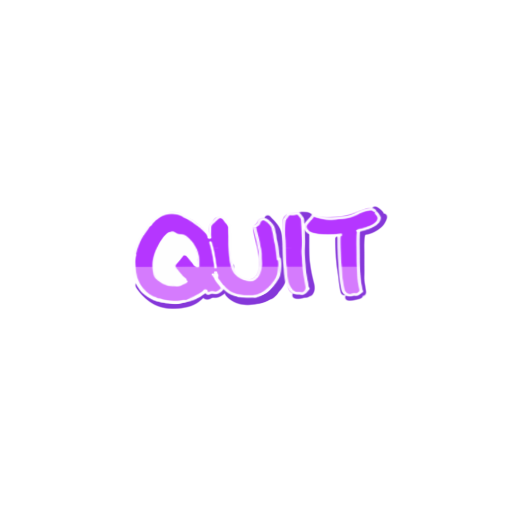
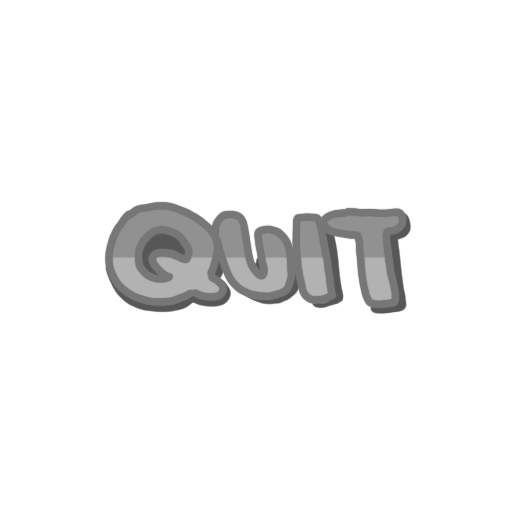
Layer changes from the first 512 x 512 image to the second:
hid "레이어 15", moved it into group "NOTELINE", painted on it over [104, 201, 412, 305]
added layer "레이어 47" in group "QUIT" over [104, 201, 408, 309]
added layer "레이어 48" in group "QUIT" over [104, 201, 412, 259]
painted on "레이어 14" over [108, 204, 404, 308]
removed layer "레이어 12" from group "QUIT" over [132, 206, 381, 303]
removed layer "레이어 16" from group "QUIT" over [134, 205, 389, 310]
renamed "레이어 2" to "레이어 49", showed it, moved it above "START", painted on it over [104, 205, 412, 314]
